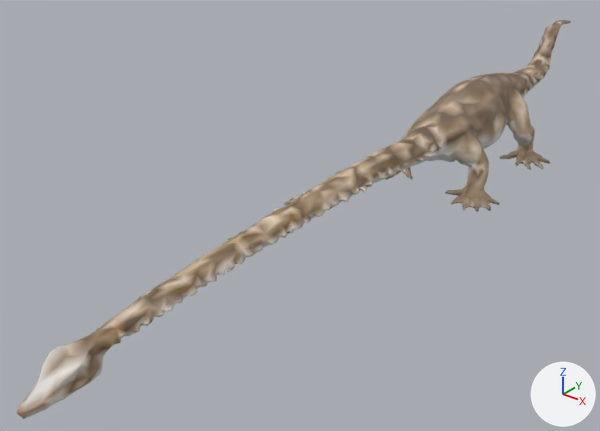
What one commit did to the glTF model public/assets/triassic/creatures/tanystropheus.lod1.glb.
Both versions are drawn from a 50 mm lens placed at (2.541, -3.958, 1.877), pointed at (-0.282, -0.43, -0.31). Lighting does not change. The marker at lower right points along +X, +Y and +Z. The older version comes first. Vertices at exactly the same position are counted once.

The first picture shows 'Tanystropheus procedural volume puppet' and 1 more.
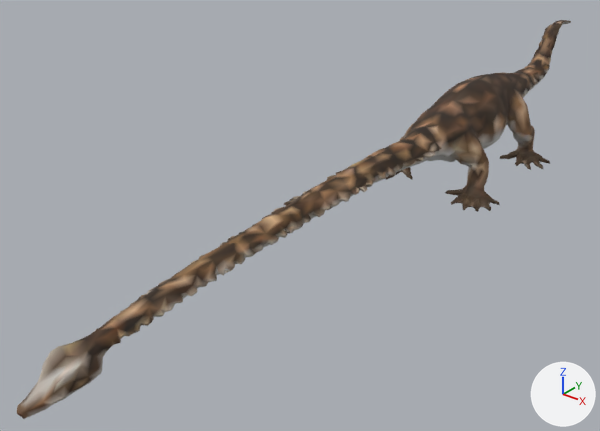
Location of each change, [x1, y1, x2, y2] in pixels of the pictures (600 x 431 px; the box of a moved part takes in the faces that stretch with it):
part 1 of me_tripo_mesh_aa7cb744_2664_426b_9e1e_a21ff6e96ec8_001, moved or reshaped
    before: [18, 354, 105, 411]
    after: [17, 358, 103, 414]
part 2 of me_tripo_mesh_aa7cb744_2664_426b_9e1e_a21ff6e96ec8_001, recoloured
    both: [19, 20, 571, 409]

What changed in the scene script:
```text
Change me_tripo_mesh_aa7cb744_2664_426b_9e1e_a21ff6e96ec8_001:
    used by ob_tanystropheus_procedural_volume_puppet; location = (0.0, 0.0, 0.0)
    remove me_tripo_mesh_aa7cb744_2664_426b_9e1e_a21ff6e96ec8_001.from_pydata(...)  # 3433 vertices, 6812 faces; spans x -0.5..0.52, y -2.57..2.58, z -0.4..0.41
    add me_tripo_mesh_aa7cb744_2664_426b_9e1e_a21ff6e96ec8_001.from_pydata(...)  # 3448 vertices, 6843 faces; spans x -0.5..0.52, y -2.58..2.58, z -0.4..0.41
    me_tripo_mesh_aa7cb744_2664_426b_9e1e_a21ff6e96ec8_001 part 1: 11 vertices moved from x -0.13..0.1, y -2.49..-2.22, z -0.29..-0.23 to x -0.12..0.09, y -2.49..-2.22, z -0.29..-0.24; 37 vertices removed from x -0.12..0.1, y -2.57..-2.13, z -0.29..-0.21; 52 vertices added at x -0.11..0.09, y -2.58..-2.12, z -0.3..-0.21
    me_tripo_mesh_aa7cb744_2664_426b_9e1e_a21ff6e96ec8_001 part 2: 6698 kept faces spanning x -0.5..0.52, y -2.56..2.58, z -0.4..0.41 get new vertex colours
```
